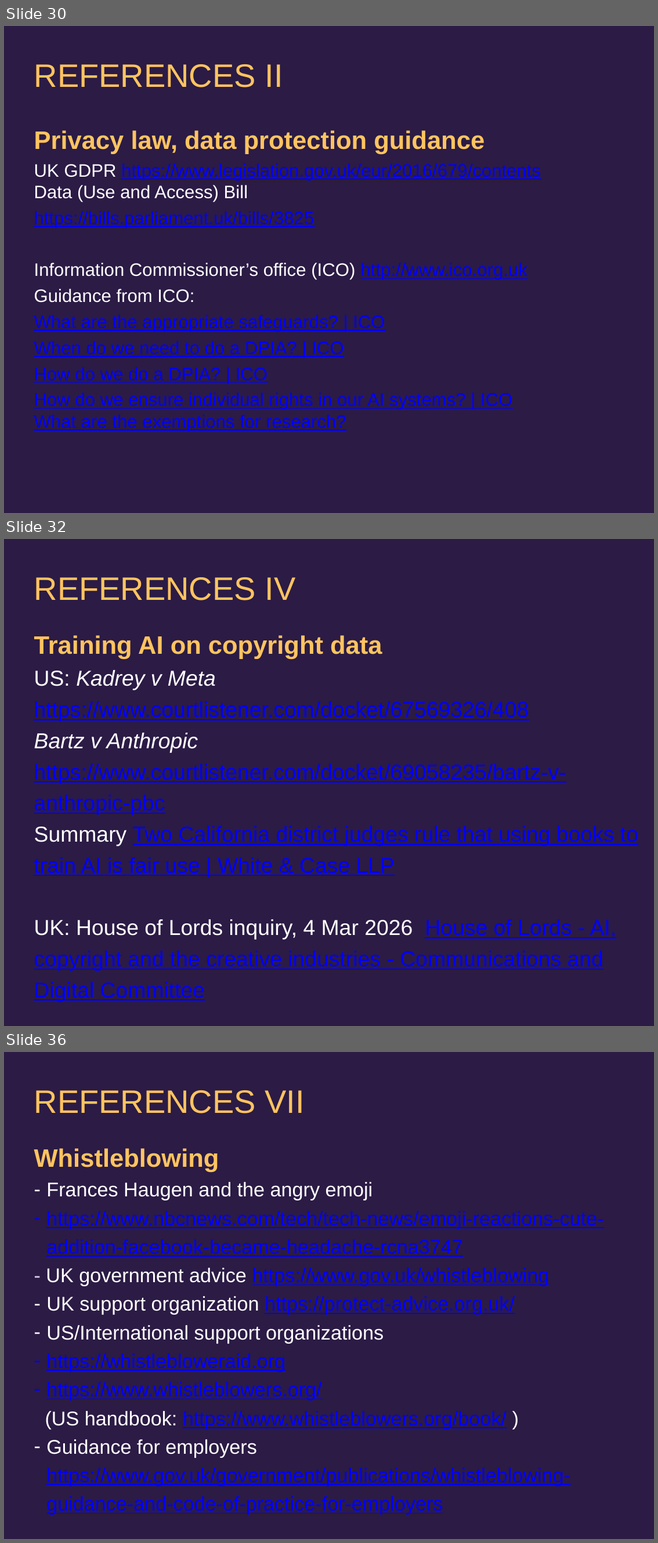
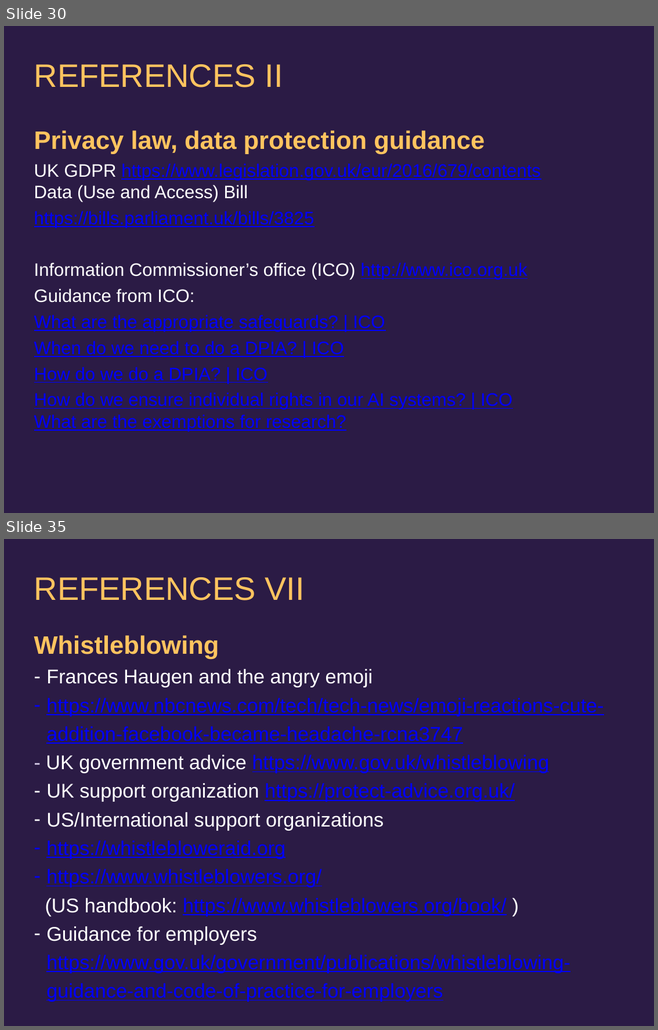
Before and after one commit to uob-COMSM0152/uob-COMSM0152, a slide deck: CDT privacy 2026.pptx. Shown one above the other, each under a label of ours: slides 30, 32 and 36 before the commit, slides 30 and 35 after it; the slides between them are not shown. The pictures are 658x1543 and 658x1030 pixels, drawn with LibreOffice and Linux fonts; fonts in the diff are those of the drawing. Boxes give left, top, right and bottom in pixels: in the first picture for what was removed or moved away, otherwise in the second. Text is boxed around its words. In the diff, an @@ line names an element or a change of style, - is before the commit and + after.

```diff
--- a/CDT privacy 2026.pptx
+++ b/CDT privacy 2026.pptx
@@ slide 32 removed at (4,539,654,1026), background #2B1C45 @@
@@ title removed at (34,577,296,600) @@
-REFERENCES IV
@@ text removed at (34,635,638,971) @@
-Training AI on copyright data
-US: Kadrey v Meta
-https://www.courtlistener.com/docket/67569326/408
-Bartz v Anthropic
-https://www.courtlistener.com/docket/69058235/bartz-v-anthropic-pbc
-Summary Two California district judges rule that using books to train AI is fair use | White & Case LLP
-UK: House of Lords inquiry, 4 Mar 2026 House of Lords - AI, copyright and the creative industries - Communications and Digital Committee
@@ what was slide 36 is now slide 35 @@
```
Also in this commit, not shown: 11 slides changed, 3 slides added, 3 other slides removed.
